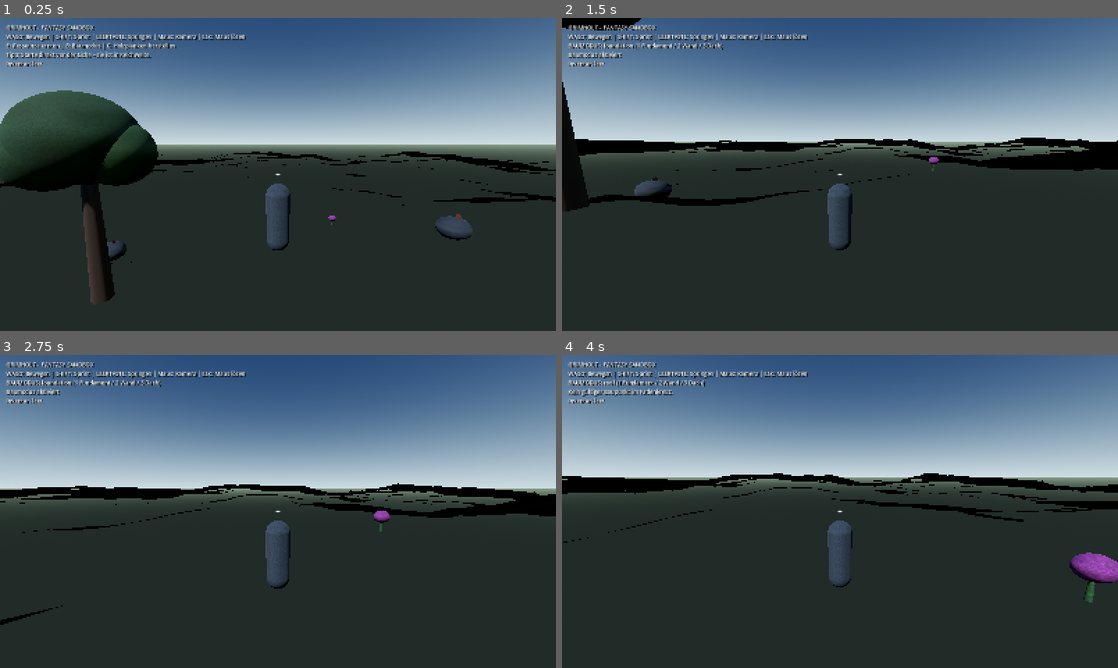
Above: before the commit, frames 1-4 (two rows, left to right).
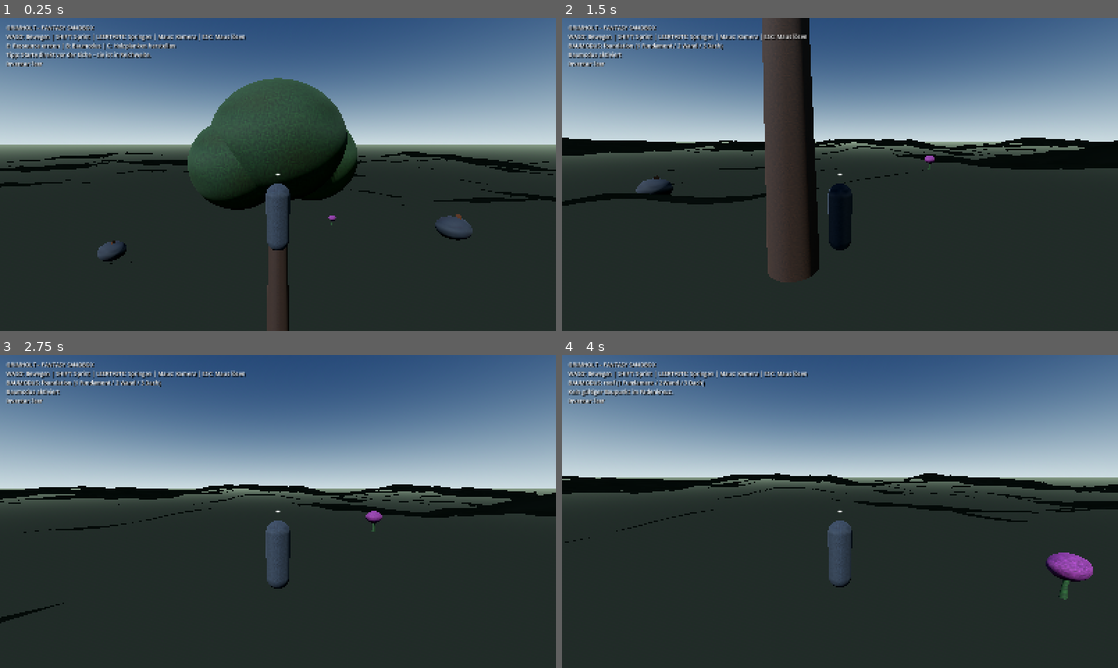
Above: after the commit, the same moments.

Repository: HazelTheSquirrel/Grimholt-Test
Game: Godot game, scene res://scenes/main.tscn
The game is run twice, just before and just after one commit, with the same random seed, the same clock (stepped at 60 frames per second) and the same inputs.
Inputs (mouse positions are in pixels of both pictures, inside the frame that each line leads up to):
- Up to frame 1 (0.25 s): no input
- Up to frame 2 (1.5 s): tap Enter at 0.5 s; move the mouse to (867, 174) at 0.52 s; hold W (move_forward) from 0.53 s (still down); tap E at 0.6 s; click (867, 174) at 0.67 s; tap Space at 0.77 s; move the mouse to (812, 174) at 1.27 s; tap B at 1.35 s
- Up to frame 3 (2.75 s): keep holding W (move_forward); tap Space at 1.52 s; move the mouse to (289, 505) at 2.02 s; tap 1 at 2.1 s
- Up to frame 4 (4 s): keep holding W (move_forward); move the mouse to (834, 517) at 2.77 s; tap 2 at 2.85 s; click (834, 517) at 2.92 s; tap Space at 3.02, 3.77 s; move the mouse to (878, 514) at 3.52 s; tap 3 at 3.6 s

The runs differ from the first frame. In frame 1, 16% of the frame differs, in the area x 0-65%, y 19-100%; in frame 2, 8.5%; in frame 3, 0.7%; in frame 4, 1.8%.

Commit message:
Improve terrain texture contrast and place starter resource in reach

Diff:
--- a/Grimholt/scripts/world/terrain_world.gd
+++ b/Grimholt/scripts/world/terrain_world.gd
@@ -60,6 +60,11 @@
     albedo_texture.height = 512
     albedo_texture.seamless = true
     albedo_texture.noise = texture_noise
+    var texture_ramp := Gradient.new()
+    texture_ramp.set_color(0, Color(0.76, 0.79, 0.70, 1.0))
+    texture_ramp.add_point(0.5, Color(0.90, 0.92, 0.84, 1.0))
+    texture_ramp.set_color(1, Color(1.0, 1.0, 1.0, 1.0))
+    albedo_texture.color_ramp = texture_ramp
     var material := StandardMaterial3D.new()
     material.albedo_texture = albedo_texture
     material.vertex_color_use_as_albedo = true
@@ -127,9 +132,9 @@
 
 func populate_resources(inventory: GrimholtInventory) -> void:
     var placements := [
-        {"id": "tree", "name": "Eiche", "item": "wood", "amount": 4, "x": -9.0, "z": -5.0},
-        {"id": "tree", "name": "Birke", "item": "wood", "amount": 3, "x": -5.0, "z": 8.0},
-        {"id": "tree", "name": "Fichte", "item": "wood", "amount": 5, "x": 10.0, "z": 7.0},
+        {"id": "tree", "name": "Eiche", "item": "wood", "amount": 4, "x": 0.0, "z": -2.8},
+        {"id": "tree", "name": "Birke", "item": "wood", "amount": 3, "x": -12.0, "z": 8.0},
+        {"id": "tree", "name": "Fichte", "item": "wood", "amount": 5, "x": 12.0, "z": 7.0},
         {"id": "iron_vein", "name": "Eisenader", "item": "iron_ore", "amount": 3, "x": 12.0, "z": -9.0},
         {"id": "iron_vein", "name": "Eisenader", "item": "iron_ore", "amount": 3, "x": -14.0, "z": -12.0},
         {"id": "herb", "name": "Heilkraut", "item": "herb", "amount": 2, "x": 5.0, "z": -14.0},
